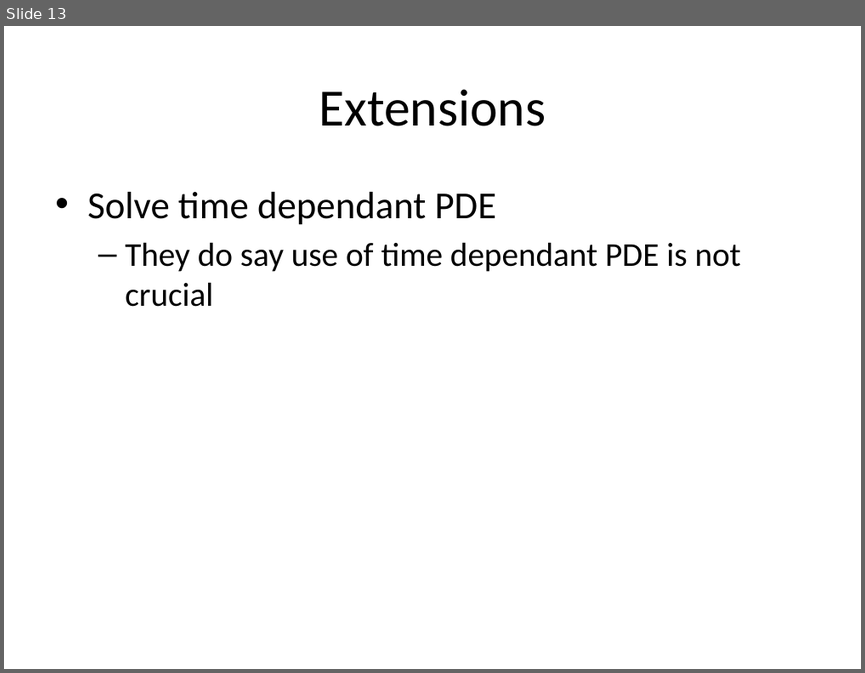
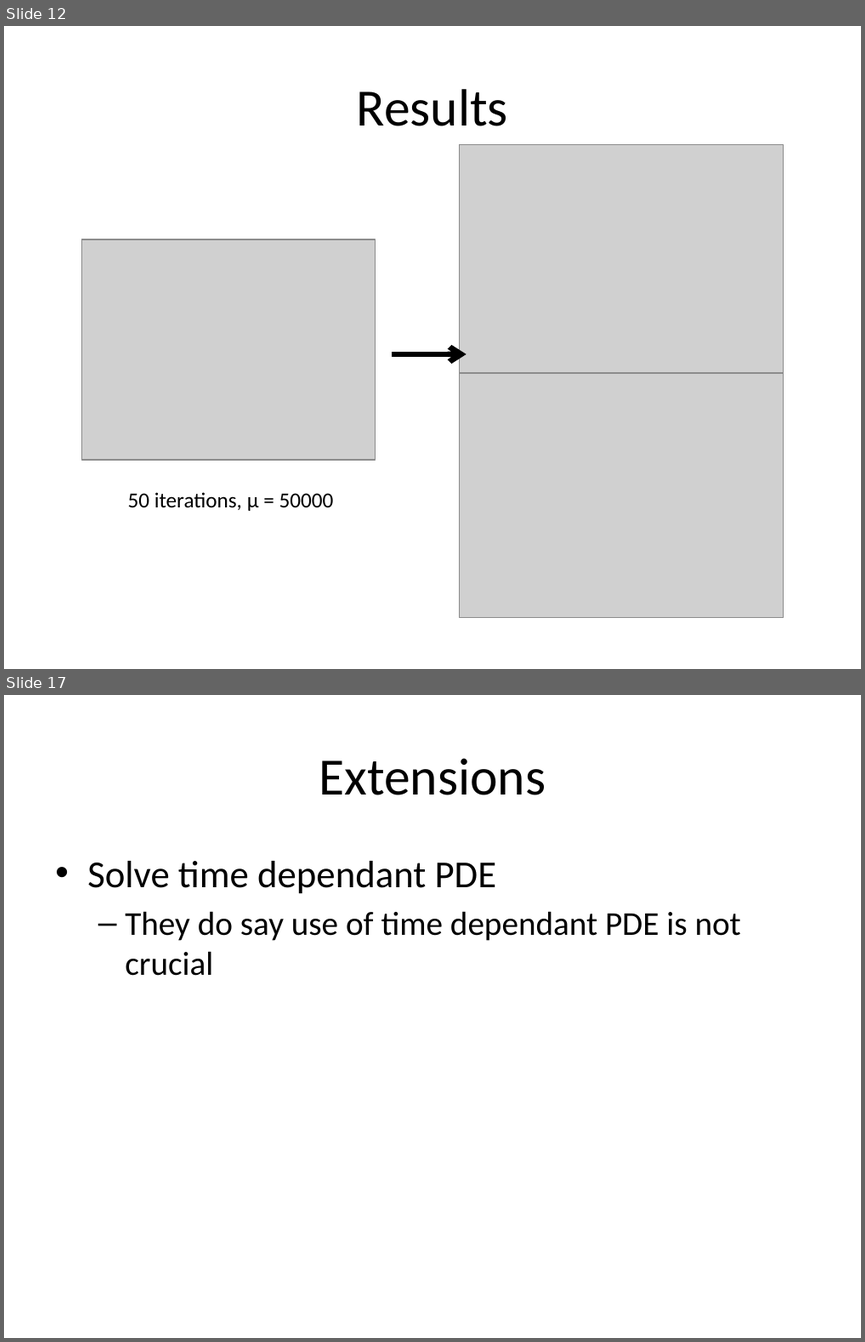
Before and after one commit to michaelwh/activecontnoedge, a slide deck: michael-activecont.pptx. Shown one above the other, each under a label of ours: slide 13 before the commit, slides 12 and 17 after it; the slides between them are not shown. The pictures are 865x673 and 865x1342 pixels, drawn with LibreOffice and Linux fonts; fonts in the diff are those of the drawing; grey boxes stand for pictures. Boxes give left, top, right and bottom in pixels: in the first picture for what was removed or moved away, otherwise in the second. Text is boxed around its words. In the diff, an @@ line names an element or a change of style, - is before the commit and + after.

Commit message:
More presentation stuff, added lots of result images

```diff
--- a/michael-activecont.pptx
+++ b/michael-activecont.pptx
@@ slide 12 added at bbox=[4, 26, 861, 669], background #FFFFFF @@
@@ title added at bbox=[357, 89, 508, 126], 44 pt, text #000000 @@
+Results
@@ picture added at bbox=[459, 145, 783, 389] @@
@@ picture added at bbox=[82, 239, 375, 460] @@
@@ arrow added from (392, 354) to (466, 354), #000000 4.5 pt @@
@@ picture added at bbox=[459, 373, 783, 618] @@
@@ text added at bbox=[128, 492, 334, 510], 18 pt, text #000000 @@
+50 iterations, μ = 50000
@@ what was slide 13 is now slide 17 @@
```
Also in this commit, not shown: 4 other slides added, 1 slide removed, 14 other files.
